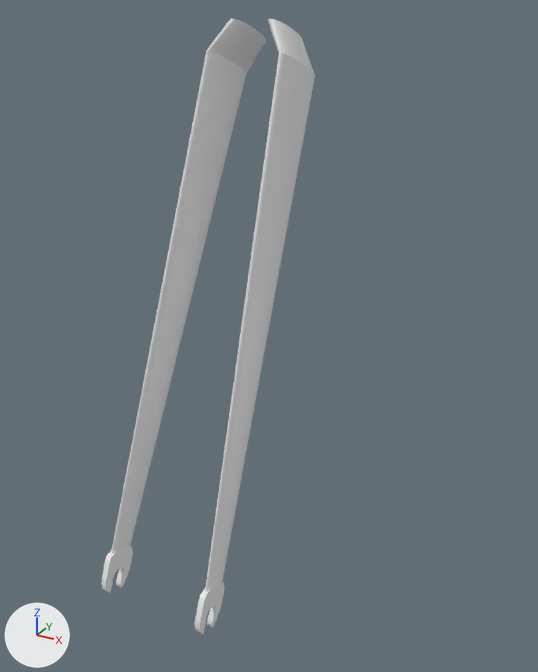
A saved change to the OBJ model models/parts/fork_02.obj.
Camera for both pictures: a camera (50 mm lens) standing at (0.505, -1.621, 0.719) and looking at (-0.127, -0.472, 0.144). The lights are fixed; the arrows at lower left show +X, +Y and +Z. Where no turn or scale is listed for an object, it has been applied to the vertices. Vertices at the same position are counted once.

The first picture shows 'fork_superpista'.
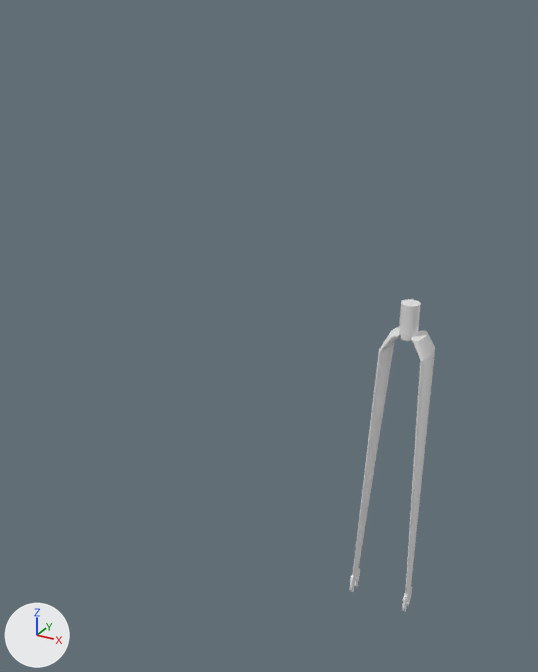
Commit message: [Fix]: Make forks flat

Changed parts and their boxes (x1, y1, x2, y2) in the pictures (538 x 672 px; the box of a moved part takes in the faces that stretch with it):
'fork_superpista', reshaped (60% narrower, 49% shorter): before (101, 19, 315, 634); after (349, 299, 435, 612)
part 1 of me_fork_superpista, moved or reshaped: before (101, 545, 133, 593); after (349, 568, 360, 592)
part 2 of me_fork_superpista, moved or reshaped: before (195, 582, 224, 634); after (402, 587, 412, 612)
part 3 of me_fork_superpista, added: after (352, 299, 435, 595)
part 4 of me_fork_superpista, deleted: before (111, 19, 266, 554)
part 5 of me_fork_superpista, deleted: before (205, 19, 315, 592)

What changed in the scene script:
```text
Change me_fork_superpista:
    used by ob_fork_superpista; location = (0.0, 0.0, 0.0)
    remove me_fork_superpista.from_pydata(...)  # 652 vertices, 814 faces; spans x -0.08..0.08, y -1.032..-0.669, z -0.027..0.707
    add me_fork_superpista.from_pydata(...)  # 906 vertices, 935 faces; spans x -0.08..0.08, y -0.093..0.049, z -0.779..0.077
    me_fork_superpista part 1: the loose piece of 230 vertices spanning x -0.08..-0.072, y -1.032..-0.972, z -0.027..0.039 is turned 18.1 degrees about the x axis through its middle, then moved by (0.0, 0.936, -0.752)
    me_fork_superpista part 2: the loose piece of 230 vertices spanning x 0.072..0.08, y -1.032..-0.972, z -0.027..0.039 is turned 18.1 degrees about the x axis through its middle, then moved by (0.0, 0.936, -0.752)
    me_fork_superpista part 3: a new loose piece of 446 vertices spanning x -0.08..0.08, y -0.084..0.049, z -0.722..0.077
    me_fork_superpista part 4: the loose piece of 96 vertices spanning x -0.08..-0.013, y -1.012..-0.669, z 0.022..0.707 is deleted
    me_fork_superpista part 5: the loose piece of 96 vertices spanning x 0.013..0.08, y -1.012..-0.669, z 0.022..0.707 is deleted
```
